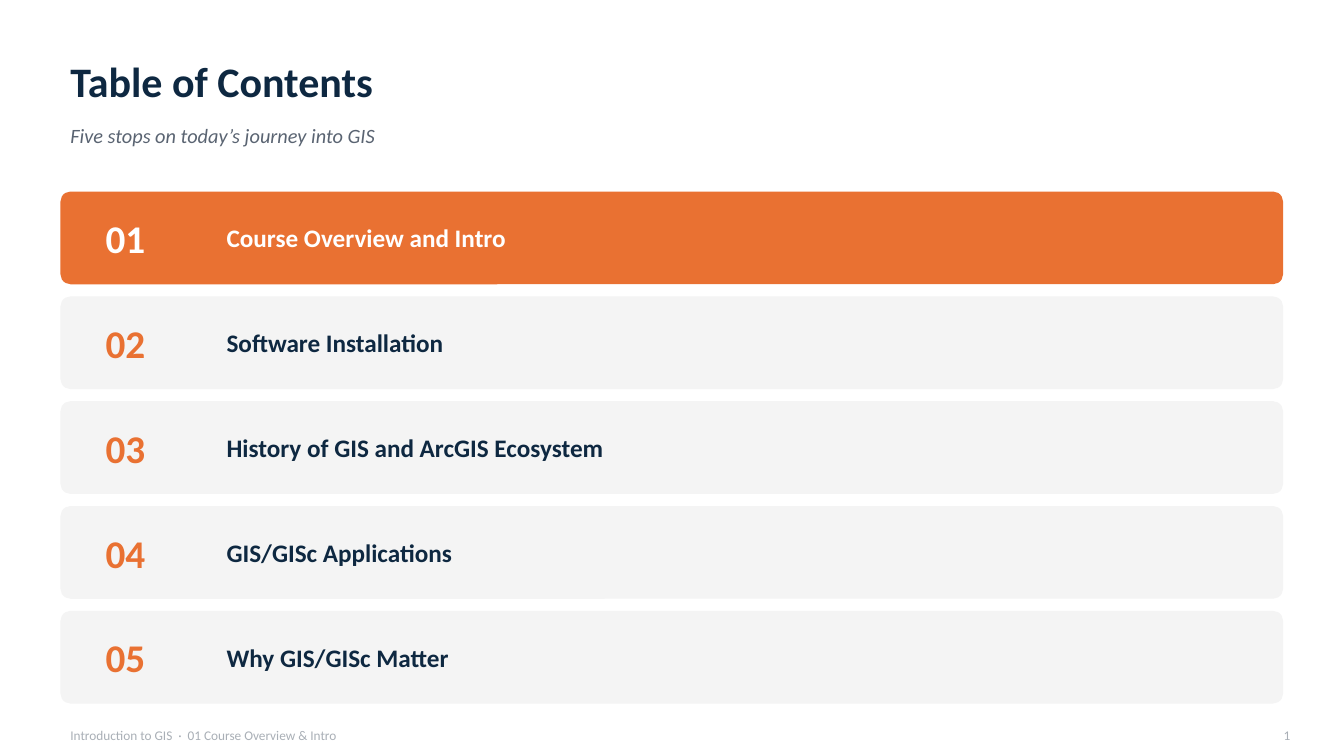
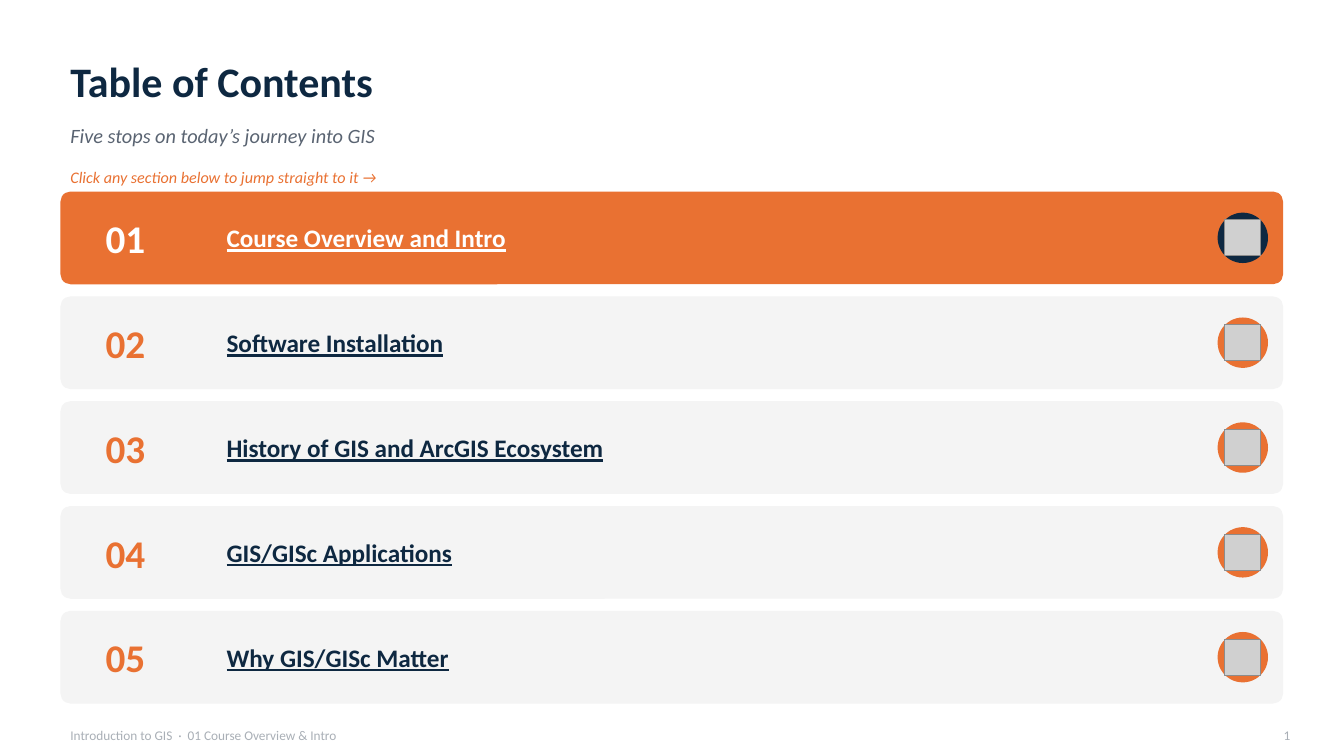
Before and after one commit to ShokranGit/arcgis-pro-course, a slide deck: slide 2 of docs/slides/Introduction to GIS.pptx. Drawn at 1344x756 pixels with LibreOffice and Linux fonts; fonts in the diff are those of the drawing; grey boxes stand for pictures. Boxes give left, top, right and bottom in pixels: in the first picture for what was removed or moved away, otherwise in the second. Text is boxed around its words. In the diff, an @@ line names an element or a change of style, - is before the commit and + after.

```diff
--- a/docs/slides/Introduction to GIS.pptx
+++ b/docs/slides/Introduction to GIS.pptx
@@ text added at [70, 172, 358, 186], 11.5 pt, text #E97132, italic @@
+Click any section below to jump straight to it →
@@ ellipse added at [1218, 213, 1268, 263], fill #0E2841 @@
@@ picture added at [1225, 220, 1261, 256] @@
@@ ellipse added at [1218, 318, 1268, 368], fill #E97132 @@
@@ picture added at [1225, 325, 1261, 361] @@
@@ ellipse added at [1218, 422, 1268, 473], fill #E97132 @@
@@ picture added at [1225, 430, 1261, 466] @@
@@ ellipse added at [1218, 527, 1268, 578], fill #E97132 @@
@@ picture added at [1225, 534, 1261, 571] @@
@@ underline on in 5 elements at [227, 229, 506, 252], [227, 334, 443, 357], [227, 439, 603, 462], [227, 544, 452, 566], [227, 649, 448, 671] @@
@@ ellipse added at [1218, 632, 1268, 683], fill #E97132 @@
@@ picture added at [1225, 639, 1261, 676] @@
```
Also in this commit, not shown: 2 other slides changed.
